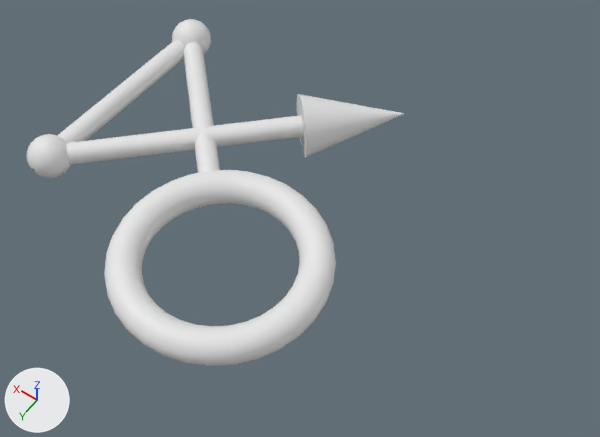
The OBJ model Assets/Modules/Azure/Assets/Arrows/Arrow-147.obj, before and after one commit.
One viewpoint serves both versions: a camera (50 mm lens) standing at (-1.42, 1.42, 2.82) and looking at (-0.12, -0.39, -0.03). The axes (+X, +Y, +Z) are drawn at lower left. The lights are the same throughout. Where no turn or scale is listed for an object, it has been applied to the vertices. Vertices at the same position are counted once.

In view in the first picture: 'Arrow-147'.
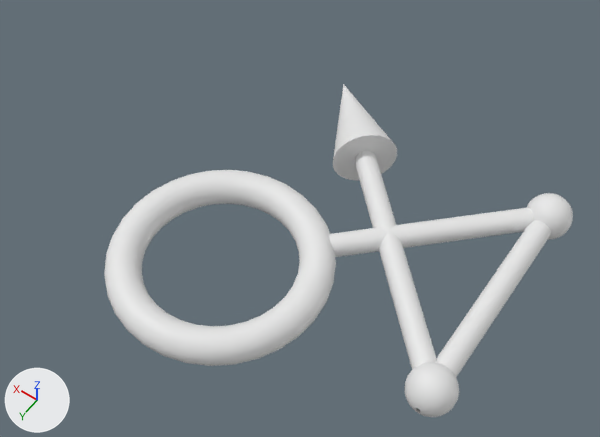
What changed in the scene script:
```text
Change me_arrow_147:
    used by ob_arrow_147; location = (0.0, 0.0, 0.0)
    remove me_arrow_147.from_pydata(...)  # 3267 vertices, 3143 faces; spans x -0.47..1.1, y -1.18..0.47, z -0.15..0.15
    add me_arrow_147.from_pydata(...)  # 3265 vertices, 3143 faces; spans x -1.1..0.47, y -1.18..0.47, z -0.15..0.15
    me_arrow_147 part 1: the loose piece of 126 vertices spanning x 0.25..1.05, y -1.04..0.0, z -0.05..0.05 is turned -180 degrees about the y axis through the mesh origin
    me_arrow_147 part 2: the loose piece of 33 vertices spanning x -0.18..0.28, y -1.18..-0.72, z -0.15..0.15 is turned -180 degrees about the y axis through the mesh origin
    me_arrow_147 part 3: a new loose piece of 1009 vertices spanning x -1.1..-0.9, y -1.1..-0.9, z -0.1..0.1
    me_arrow_147 part 4: a new loose piece of 1009 vertices spanning x -1.1..-0.9, y -0.1..0.1, z -0.1..0.1
    me_arrow_147 part 5: the loose piece of 1010 vertices spanning x 0.9..1.1, y -0.1..0.1, z -0.1..0.1 is deleted
    me_arrow_147 part 6: the loose piece of 1010 vertices spanning x 0.9..1.1, y -1.1..-0.9, z -0.1..0.1 is deleted
    me_arrow_147 part 7
    62 vertices are removed from x -0.04..1.04, y -1.04..0.04, z -0.05..0.05
    34 faces are deleted
    36 vertices are added at x -1.04..0.03, y -1.02..0.04, z -0.05..0.05
    26 new vertices lie (1.0, -1.0, 0.0) away from vertices in x -1.04..-0.96, y -0.04..0.04, z -0.05..0.05
    34 new faces join them
```

Pixel boxes [x1, y1, x2, y2] of what changed, in the pictures (600 x 437 px; the box of a moved part takes in the faces that stretch with it):
'Arrow-147', reshaped (24% wider)
    before: [27, 19, 405, 366]
    after: [104, 84, 573, 417]
part 1 of me_arrow_147, moved or reshaped
    before: [57, 40, 220, 173]
    after: [329, 207, 551, 377]
part 2 of me_arrow_147, moved or reshaped
    before: [297, 94, 405, 158]
    after: [333, 84, 397, 180]
part 3 of me_arrow_147, added
    after: [526, 193, 573, 240]
part 4 of me_arrow_147, added
    after: [405, 362, 459, 417]
part 5 of me_arrow_147, deleted
    before: [27, 134, 70, 178]
part 6 of me_arrow_147, deleted
    before: [172, 19, 211, 54]
part 7 of me_arrow_147, moved or reshaped
    before: [66, 115, 303, 165]
    after: [354, 151, 437, 370]
